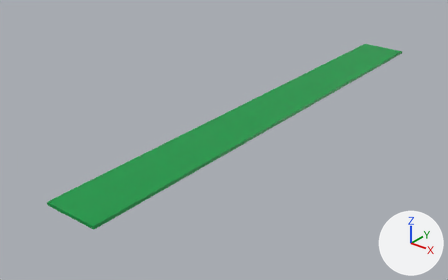
Renders of the FBX model Assets/Models/B3F.fbx from each side of a commit.
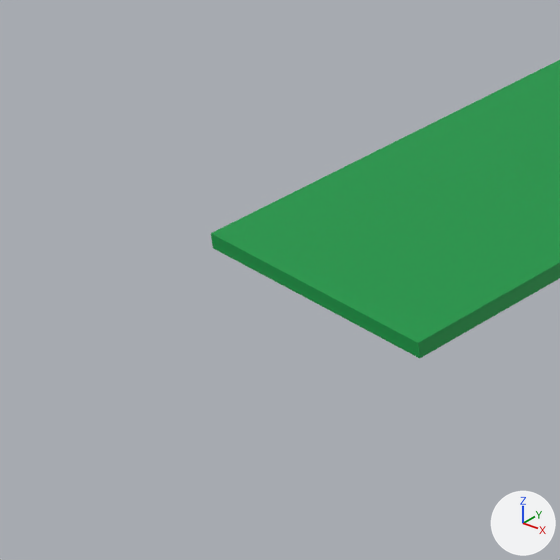
The first picture shows the older version from a camera (50 mm lens) standing at (206.4, -122.7, 33.7) and looking at (84.2, 30.0, -61.0). The close-ups show the older and then the newer version on the part from 0% to 28% of the width and 53% to 98% of the height of that picture. Only the edits that show in the close-ups are written down. The lights are fixed; the arrows at lower right show +X, +Y and +Z. Where no turn or scale is listed for an object, it has been applied to the vertices.

The first close-up shows '地下鉄ホーム'.
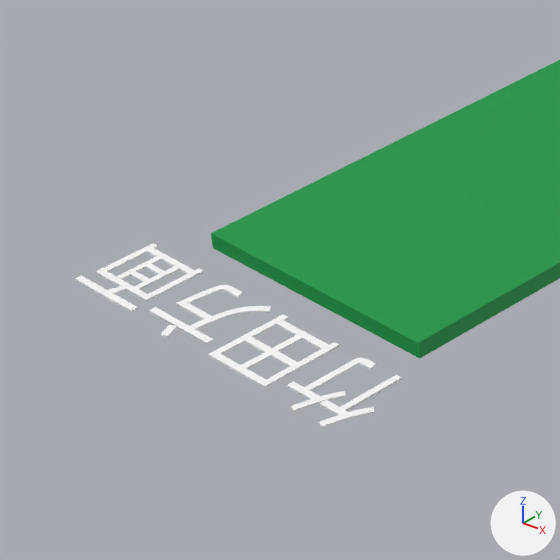
Pixel boxes (x1, y1, x2, y2) of what changed, in the close-ups (560 x 560 px):
'竹田方面', added
    after: (75, 243, 402, 428)

The change, as a diff of the scene's bpy script:
```diff
--- a/Assets/Models/B3F.fbx.py
+++ b/Assets/Models/B3F.fbx.py
@@ mat_方面テキスト @@
+mat_方面テキスト = principled_material('方面テキスト')
+mat_方面テキスト.base_color = (1.0, 1.0, 1.0)  # white #ffffff
@@ me_テキスト_008 @@
+me_テキスト_008.from_pydata(...)  # 840 vertices, 1276 faces; spans x -11.6..11.6, y -2.8..2.8, z -0.1..0.1
+me_テキスト_008.materials.append(mat_方面テキスト)  # white #ffffff
@@ ob_竹田方面 @@
+ob_竹田方面 = bpy.data.objects.new('竹田方面', me_テキスト_008)
+ob_竹田方面.location = (94.0, -49.0, -51.0)
```
